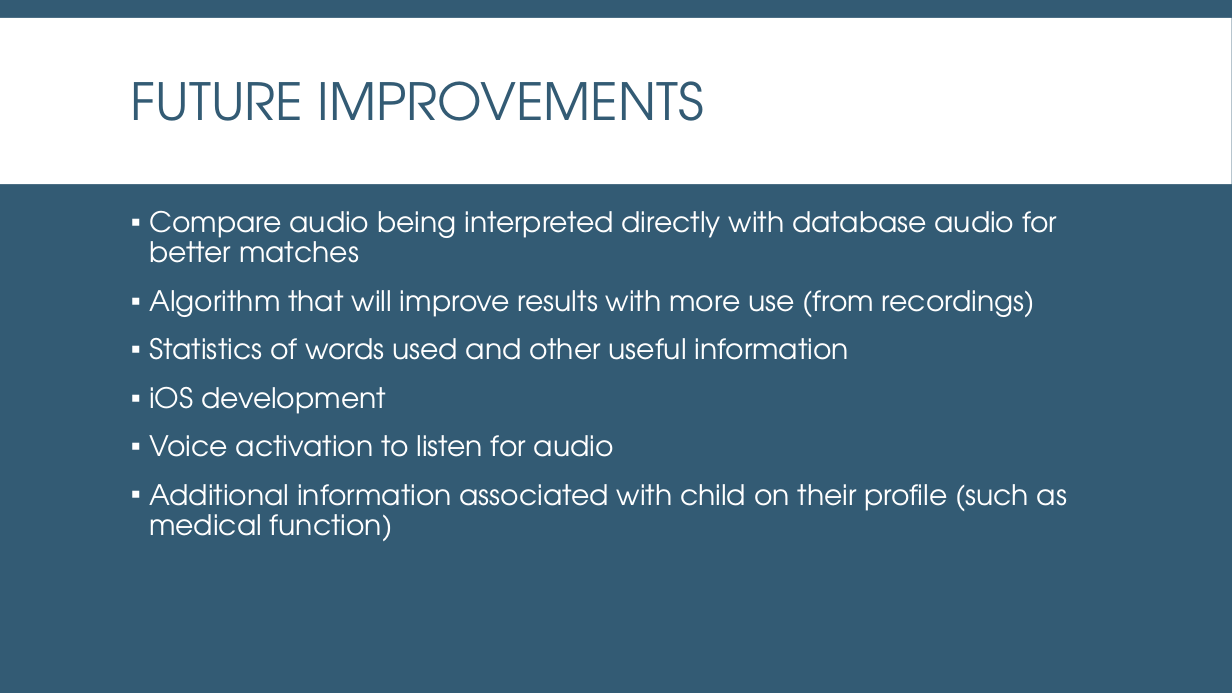
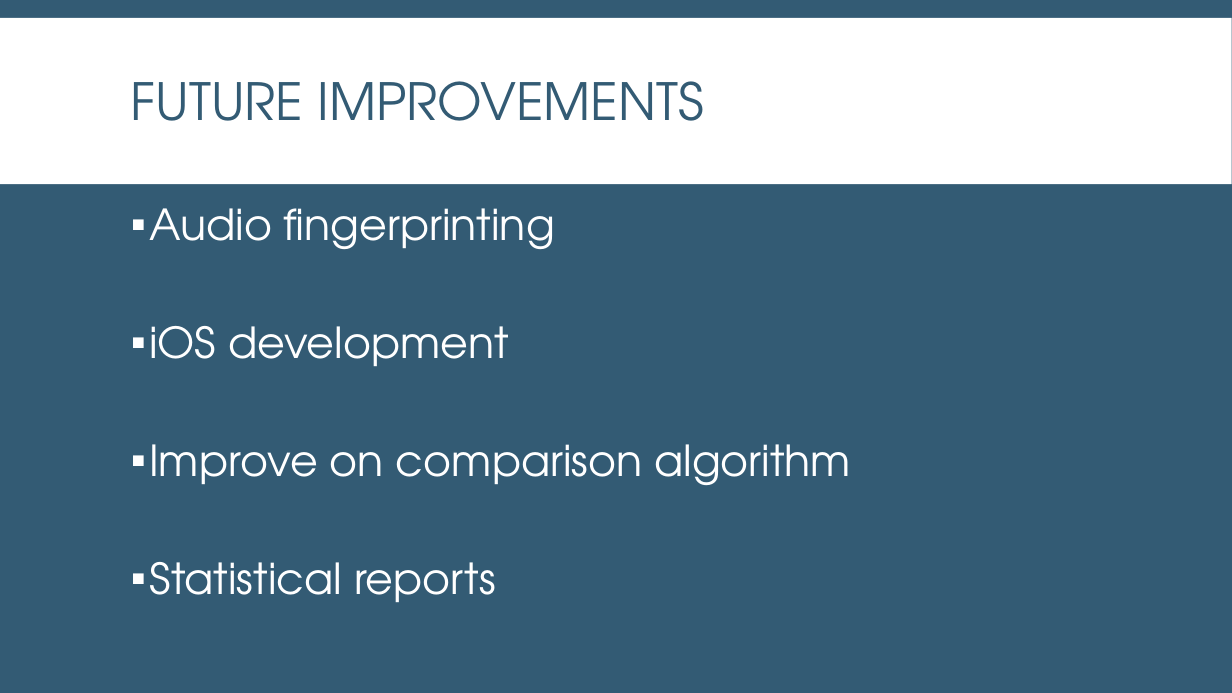
Before and after one commit to brooklyn2016/team-19, a slide deck: slide 7 of presentation.pptx. Drawn at 1232x693 pixels with LibreOffice and Linux fonts; fonts in the diff are those of the drawing. Boxes give left, top, right and bottom in pixels: in the first picture for what was removed or moved away, otherwise in the second. Text is boxed around its words. In the diff, an @@ line names an element or a change of style, - is before the commit and + after.

```diff
--- a/presentation.pptx
+++ b/presentation.pptx
@@ text at (x1=149, y1=208, x2=555, y2=249): text changed; size 22 to 33.3 pt @@
-▪ Compare audio being interpreted directly with database audio for better matches
-▪ Algorithm that will improve results with more use (from recordings)
-▪ Statistics of words used and other useful information
+▪ Audio fingerprinting
@@ text at (x1=149, y1=326, x2=509, y2=366): size 22 to 33.3 pt in "iOS development"; line spacing 0.9 to 0.8 @@
@@ text at (x1=149, y1=444, x2=851, y2=602): text changed; size 22 to 33.3 pt @@
-▪ Voice activation to listen for audio
-▪ Additional information associated with child on their profile (such as medical function)
+▪ Improve on comparison algorithm
+▪ Statistical reports
```
Also in this commit, not shown: 4 other slides changed.
